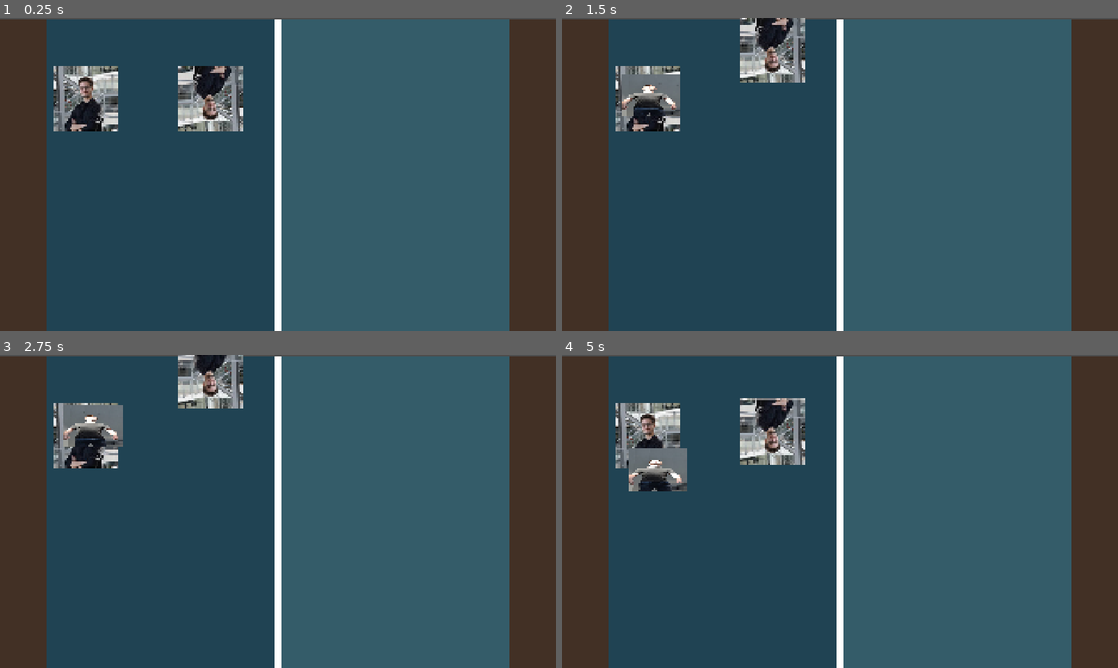
Above: before the commit, frames 1-4 (two rows, left to right).
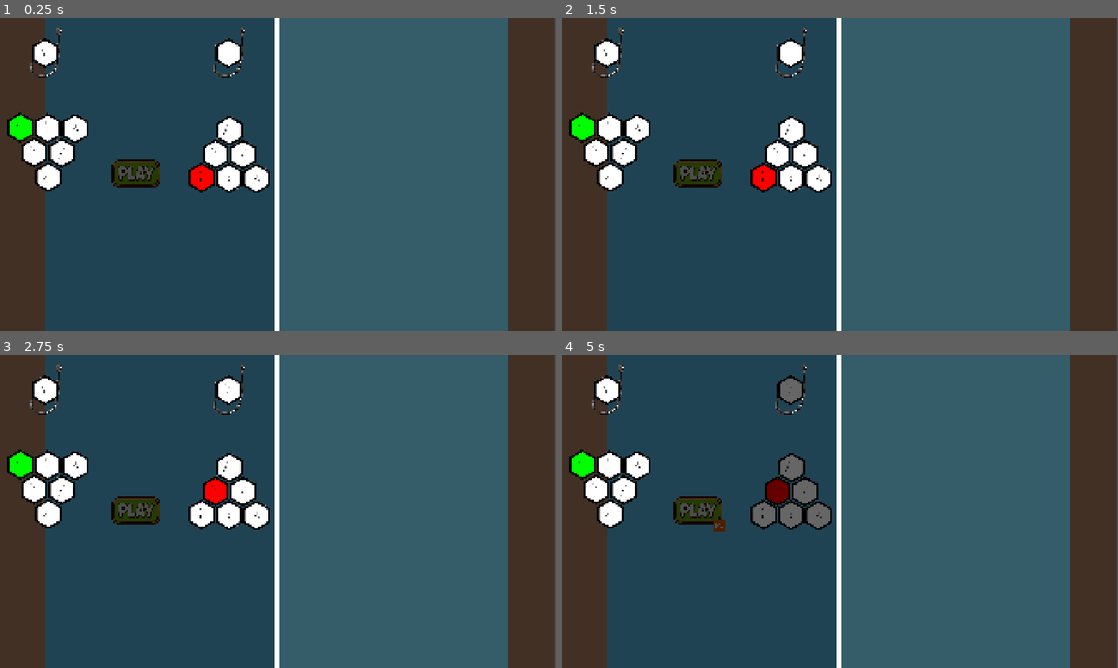
Above: after the commit, the same moments.

Repository: mariusstokkebro/Fish-fish-Fish
Game: Godot game, scene res://Scenes/character_selector.tscn
Two runs of this game, one before a commit and one after it. Both use one fixed random seed, a clock stepped at 60 frames per second and the inputs below. Before the commit the project starts from res://Scenes/level.tscn.
Inputs:
- Up to frame 1 (0.25 s): no input
- Up to frame 2 (1.5 s): tap Enter (ui_accept) at 0.5, 0.77 s; hold Up (ui_up) 0.53-1.28 s; hold Down (ui_down) from 1.28 s (still down)
- Up to frame 3 (2.75 s): tap Enter (ui_accept) at 1.52 s; release Down (ui_down) at 2.03 s; hold Up (ui_up) from 2.03 s (still down)
- Up to frame 4 (5 s): tap Enter (ui_accept) at 3.02, 3.77, 4.52 s; release Up (ui_up) at 3.53 s; hold Down (ui_down) from 3.53 s (still down)

The runs differ from the first frame. In frame 1, 12% of the frame differs, in the area x 0-100%, y 0-100%; in frame 2, 11%; in frame 3, 11%; in frame 4, 12%.

Commit message:
simple character selector

Diff:
--- /dev/null
+++ b/gorilla-fighting-game/Scenes/character_selector.tscn
@@ -0,0 +1,162 @@
+[gd_scene format=3 uid="uid://cqqcqs1kjto23"]
+
+[ext_resource type="Script" uid="uid://dtaqldrlxoqjm" path="res://Scripts/character_selector.gd" id="1_vnn0l"]
+[ext_resource type="Texture2D" uid="uid://cqt0hsw1tql5e" path="res://Sprites/1.png" id="2_pa3tc"]
+[ext_resource type="Texture2D" uid="uid://d4arctgvlcleb" path="res://Sprites/2.png" id="3_g6eeq"]
+[ext_resource type="Texture2D" uid="uid://hjd3h0baal3u" path="res://Sprites/3.png" id="4_i5hcc"]
+[ext_resource type="Texture2D" uid="uid://b45ennvvmsgid" path="res://Sprites/4.png" id="5_j1huj"]
+[ext_resource type="Texture2D" uid="uid://c12kjjpydi2e" path="res://Sprites/5.png" id="6_wtmm4"]
+[ext_resource type="Texture2D" uid="uid://cpo2e47l3ilup" path="res://Sprites/6.png" id="7_tevl1"]
+[ext_resource type="Texture2D" uid="uid://c5xc3l0mlxxtc" path="res://Sprites/hook.png" id="8_g6eeq"]
+[ext_resource type="Texture2D" uid="uid://5tx7ixr11l67" path="res://Sprites/play_button.png" id="8_i5hcc"]
+[ext_resource type="Texture2D" uid="uid://c8x5yj3ge7yja" path="res://Sprites/p1.png" id="10_wtmm4"]
+[ext_resource type="Texture2D" uid="uid://5u8cq200e6rv" path="res://Sprites/p2.png" id="11_tevl1"]
+
+[node name="CharacterSelector" type="Node2D" unique_id=2109283420]
+position = Vector2(-4, 0)
+
+[node name="OceanL" type="Node2D" parent="." unique_id=860325683]
+position = Vector2(160, 0)
+scale = Vector2(800, 1080)
+
+[node name="ColorRect" type="ColorRect" parent="OceanL" unique_id=481046624]
+offset_right = 1.0
+offset_bottom = 1.0
+mouse_filter = 2
+color = Color(0.1254902, 0.2627451, 0.3254902, 1)
+metadata/_edit_use_anchors_ = true
+
+[node name="OceanL2" type="Node2D" parent="." unique_id=446946612]
+position = Vector2(960, 0)
+scale = Vector2(800, 1080)
+
+[node name="ColorRect" type="ColorRect" parent="OceanL2" unique_id=1826899979]
+offset_right = 1.0
+offset_bottom = 1.0
+mouse_filter = 2
+color = Color(0.20392157, 0.36078432, 0.4117647, 1)
+metadata/_edit_use_anchors_ = true
+
+[node name="Divider" type="Node2D" parent="." unique_id=1953541779]
+position = Vector2(950, 0)
+scale = Vector2(20, 1080)
+
+[node name="ColorRect" type="ColorRect" parent="Divider" unique_id=2441021]
+offset_right = 1.0
+offset_bottom = 1.0
+metadata/_edit_use_anchors_ = true
+
+[node name="RodL" type="Node2D" parent="." unique_id=1747596638]
+scale = Vector2(160, 1080)
+
+[node name="ColorRect" type="ColorRect" parent="RodL" unique_id=306496480]
+offset_right = 1.0
+offset_bottom = 1.0
+color = Color(0.25792736, 0.1882098, 0.1448898, 1)
+metadata/_edit_use_anchors_ = true
+
+[node name="RodR" type="Node2D" parent="." unique_id=1704541391]
+position = Vector2(1760, 0)
+scale = Vector2(160, 1080)
+
+[node name="ColorRect" type="ColorRect" parent="RodR" unique_id=1090805923]
+offset_right = 1.0
+offset_bottom = 1.0
+color = Color(0.25792736, 0.1882098, 0.1448898, 1)
+metadata/_edit_use_anchors_ = true
+
+[node name="character - 1" type="Sprite2D" parent="." unique_id=1729939378 node_paths=PackedStringArray("character_squares", "main_display_hex", "hook_sprite", "ready_indicator", "play_button")]
+z_index = 1
+position = Vector2(152, 240)
+scale = Vector2(0.5, 0.5)
+script = ExtResource("1_vnn0l")
+character_squares = [NodePath("1"), NodePath("2"), NodePath("3"), NodePath("4"), NodePath("5"), NodePath("6")]
+main_display_hex = NodePath(".")
+hook_sprite = NodePath("../Hook")
+ready_indicator = NodePath("../PlayButton/P1")
+play_button = NodePath("../PlayButton")
+
+[node name="1" type="Sprite2D" parent="character - 1" unique_id=549568398]
+position = Vector2(-171.5, 515)
+texture = ExtResource("2_pa3tc")
+
+[node name="2" type="Sprite2D" parent="character - 1" unique_id=307343485]
+position = Vector2(18.5, 519)
+texture = ExtResource("3_g6eeq")
+
+[node name="3" type="Sprite2D" parent="character - 1" unique_id=24184744]
+position = Vector2(207.5, 522)
+texture = ExtResource("4_i5hcc")
+
+[node name="4" type="Sprite2D" parent="character - 1" unique_id=187595309]
+position = Vector2(-76.5, 686)
+texture = ExtResource("5_j1huj")
+
+[node name="5" type="Sprite2D" parent="character - 1" unique_id=95455907]
+position = Vector2(114.5, 689)
+texture = ExtResource("6_wtmm4")
+
+[node name="6" type="Sprite2D" parent="character - 1" unique_id=2094880001]
+position = Vector2(22.5, 856)
+texture = ExtResource("7_tevl1")
+
+[node name="character - 2" type="Sprite2D" parent="." unique_id=1799653368 node_paths=PackedStringArray("character_squares", "main_display_hex", "hook_sprite", "ready_indicator", "play_button")]
+z_index = 2
+position = Vector2(782, 235)
+scale = Vector2(0.5, 0.5)
+script = ExtResource("1_vnn0l")
+current_player = 2
+character_squares = [NodePath("1"), NodePath("2"), NodePath("3"), NodePath("4"), NodePath("5"), NodePath("6")]
+main_display_hex = NodePath(".")
+hook_sprite = NodePath("../Hook2")
+ready_indicator = NodePath("../PlayButton/P2")
+play_button = NodePath("../PlayButton")
+
+[node name="1" type="Sprite2D" parent="character - 2" unique_id=729051468]
+position = Vector2(-185.5, 859)
+texture = ExtResource("2_pa3tc")
+
+[node name="2" type="Sprite2D" parent="character - 2" unique_id=1989445898]
+position = Vector2(4.5, 863)
+texture = ExtResource("3_g6eeq")
+
+[node name="3" type="Sprite2D" parent="character - 2" unique_id=2046821271]
+position = Vector2(193.5, 866)
+texture = ExtResource("4_i5hcc")
+
+[node name="4" type="Sprite2D" parent="character - 2" unique_id=1265546348]
+position = Vector2(-90.5, 698)
+texture = ExtResource("5_j1huj")
+
+[node name="5" type="Sprite2D" parent="character - 2" unique_id=1451957142]
+position = Vector2(100.5, 700)
+texture = ExtResource("6_wtmm4")
+
+[node name="6" type="Sprite2D" parent="character - 2" unique_id=671286295]
+position = Vector2(7.5, 535)
+texture = ExtResource("7_tevl1")
+
+[node name="Hook" type="Sprite2D" parent="." unique_id=672694937]
+position = Vector2(160, 121)
+scale = Vector2(0.2, 0.2)
+texture = ExtResource("8_g6eeq")
+
+[node name="Hook2" type="Sprite2D" parent="." unique_id=1780593283]
+position = Vector2(793, 121)
+scale = Vector2(0.2, 0.2)
+texture = ExtResource("8_g6eeq")
+
+[node name="PlayButton" type="Sprite2D" parent="." unique_id=1299196785]
+position = Vector2(474.00003, 538)
+scale = Vector2(0.3, 0.3)
+texture = ExtResource("8_i5hcc")
+
+[node name="P1" type="Sprite2D" parent="PlayButton" unique_id=36383758]
+position = Vector2(-243.33337, 160)
+scale = Vector2(0.33333334, 0.33333334)
+texture = ExtResource("10_wtmm4")
+
+[node name="P2" type="Sprite2D" parent="PlayButton" unique_id=1884582235]
+position = Vector2(246.66663, 163.33325)
+scale = Vector2(0.33333334, 0.33333334)
+texture = ExtResource("11_tevl1")
--- /dev/null
+++ b/gorilla-fighting-game/Scripts/character_selector.gd
@@ -0,0 +1,130 @@
+extends Node
+
+enum Player {
+	PLAYER_1 = 1,
+	PLAYER_2 = 2
+}
+
+@export var current_player: Player = Player.PLAYER_1
+@export var character_squares: Array[Sprite2D] = []
+
+@export_group("Display Connections")
+@export var main_display_hex: Sprite2D
+@export var hook_sprite: Sprite2D
+
+@export_group("UI Connections")
+@export var ready_indicator: CanvasItem
+@export var play_button: CanvasItem
+
+var current_index: int = 0
+var move_timer: float = 0.0
+const MOVE_DELAY: float = 0.25
+var has_confirmed: bool = false
+
+func _ready() -> void:
+	add_to_group("player_selectors")
+
+	if ready_indicator:
+		ready_indicator.hide()
+
+	if not character_squares.is_empty():
+		update_selection(0)
+
+	if main_display_hex and hook_sprite:
+		main_display_hex.global_position = hook_sprite.global_position
+
+	call_deferred("update_play_button_state")
+
+func _process(delta: float) -> void:
+	if character_squares.is_empty(): return
+
+	var up = "p%d_move_up" % current_player
+	var down = "p%d_move_down" % current_player
+	var left = "p%d_move_left" % current_player
+	var right = "p%d_move_right" % current_player
+	var confirm = "p%d_confirm" % current_player
+
+	if has_confirmed:
+		if Input.is_action_just_pressed(right) or Input.is_action_just_pressed(left) or Input.is_action_just_pressed(up) or Input.is_action_just_pressed(down):
+			has_confirmed = false
+			if main_display_hex:
+				main_display_hex.modulate = Color(1, 1, 1, 1)
+			if ready_indicator:
+				ready_indicator.hide()
+
+			update_play_button_state()
+			return
+
+		elif Input.is_action_just_pressed(confirm):
+			if check_all_players_ready():
+				get_tree().change_scene_to_file("res://Scenes/level.tscn")
+		return
+
+	if Input.is_action_just_pressed(confirm):
+		has_confirmed = true
+		if main_display_hex:
+			main_display_hex.modulate = Color(0.4, 0.4, 0.4, 1)
+		if ready_indicator:
+			ready_indicator.show()
+
+		update_play_button_state()
+		return
+
+	move_timer -= delta
+	if move_timer > 0.0:
+		return
+
+	var new_index = current_index
+	var input_detected = false
+
+	if Input.is_action_pressed(right) or Input.is_action_pressed(down):
+		new_index += 1
+		input_detected = true
+	elif Input.is_action_pressed(left) or Input.is_action_pressed(up):
+		new_index -= 1
+		input_detected = true
+
+	if input_detected:
+		if new_index >= character_squares.size():
+			new_index = 0
+		elif new_index < 0:
+			new_index = character_squares.size() - 1
+
+		if new_index != current_index:
+			update_selection(new_index)
+
+		move_timer = MOVE_DELAY
+	else:
+		move_timer = 0.0
+
+func update_selection(new_index: int) -> void:
+	if character_squares[current_index]:
+		character_squares[current_index].modulate = Color(1, 1, 1, 1)
+
+	current_index = new_index
+	var selected_square = character_squares[current_index]
+
+	if selected_square:
+		if current_player == Player.PLAYER_1:
+			selected_square.modulate = Color(0, 1, 0, 1)
+		else:
+			selected_square.modulate = Color(1, 0, 0, 1)
+
+		if main_display_hex:
+			main_display_hex.texture = selected_square.texture
+
+func check_all_players_ready() -> bool:
+	var selectors = get_tree().get_nodes_in_group("player_selectors")
+	for selector in selectors:
+		if not selector.has_confirmed:
+			return false
+	return true
+
+func update_play_button_state() -> void:
+	var selectors = get_tree().get_nodes_in_group("player_selectors")
+	for selector in selectors:
+		if selector.play_button:
+			if check_all_players_ready():
+				selector.play_button.modulate = Color(1, 1, 1, 1)
+			else:
+				selector.play_button.modulate = Color(0.3, 0.3, 0.3, 1)
--- a/gorilla-fighting-game/project.godot
+++ b/gorilla-fighting-game/project.godot
@@ -11,7 +11,7 @@
 [application]
 
 config/name="Gorilla fighting game"
-run/main_scene="uid://m7uktegwyayq"
+run/main_scene="uid://cqqcqs1kjto23"
 config/features=PackedStringArray("4.7", "Forward Plus")
 config/icon="res://icon.svg"
 
@@ -80,6 +80,18 @@
 , Object(InputEventKey,"resource_local_to_scene":false,"resource_name":"","device":-1,"window_id":0,"alt_pressed":false …(186 unchanged characters)…
 ]
 }
+p1_confirm={
+"deadzone": 0.2,
+"events": [Object(InputEventKey,"resource_local_to_scene":false,"resource_name":"","device":-1,"window_id":0,"alt_pressed":false,"shift_pressed":false,"ctrl_pressed":false,"meta_pressed":false,"pressed":false,"keycode":0,"physical_keycode":32,"key_label":0,"unicode":32,"location":0,"echo":false,"script":null)
+, Object(InputEventJoypadButton,"resource_local_to_scene":false,"resource_name":"","device":0,"button_index":0,"pressure":0.0,"pressed":true,"script":null)
+]
+}
+p2_confirm={
+"deadzone": 0.2,
+"events": [Object(InputEventKey,"resource_local_to_scene":false,"resource_name":"","device":-1,"window_id":0,"alt_pressed":false,"shift_pressed":false,"ctrl_pressed":false,"meta_pressed":false,"pressed":false,"keycode":0,"physical_keycode":4194309,"key_label":0,"unicode":0,"location":0,"echo":false,"script":null)
+, Object(InputEventJoypadButton,"resource_local_to_scene":false,"resource_name":"","device":1,"button_index":0,"pressure":0.0,"pressed":true,"script":null)
+]
+}
 
 [physics]
 
Not shown, added: gorilla-fighting-game/Scripts/character_selector.gd.uid
Binary file added: gorilla-fighting-game/Sprites/1.png
Not shown, added: gorilla-fighting-game/Sprites/1.png.import
Binary file added: gorilla-fighting-game/Sprites/2.png
Not shown, added: gorilla-fighting-game/Sprites/2.png.import
Binary file added: gorilla-fighting-game/Sprites/3.png
Not shown, added: gorilla-fighting-game/Sprites/3.png.import
Binary file added: gorilla-fighting-game/Sprites/4.png
Not shown, added: gorilla-fighting-game/Sprites/4.png.import
Binary file added: gorilla-fighting-game/Sprites/5.png
Not shown, added: gorilla-fighting-game/Sprites/5.png.import
Binary file added: gorilla-fighting-game/Sprites/6.png
(and 11 more such lines)
